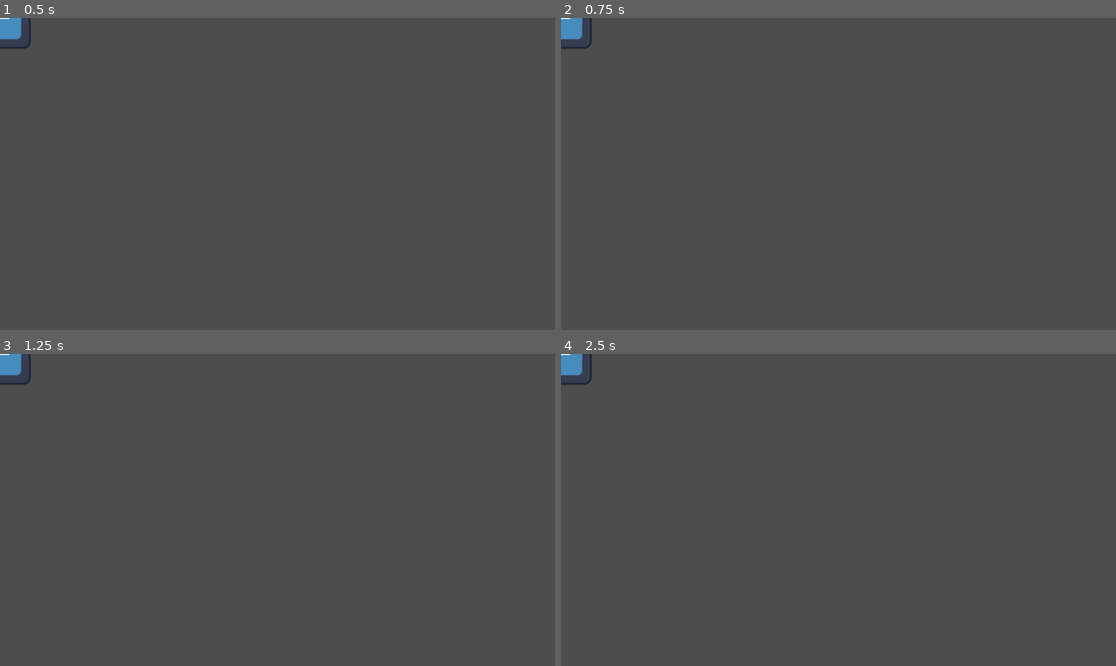
Above: before the commit, frames 1-4 (two rows, left to right).
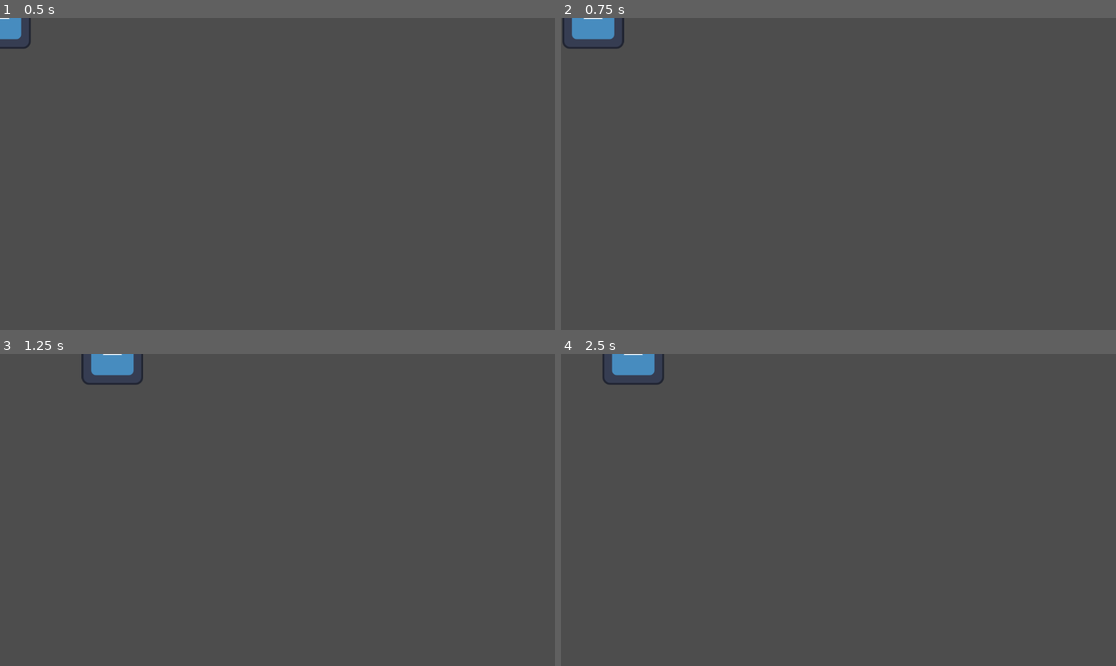
Above: after the commit, the same moments.

Repository: ztamagoru/TP-PII-godot
Game: Godot game, scene res://scenes/components/player/player.tscn
The game is run twice, just before and just after one commit, with the same random seed, the same clock (stepped at 60 frames per second) and the same inputs. The project has no main scene, so this scene is started directly. The engine's default icon, where the game draws it, is replaced by a stand-in: a white triangle on a blue panel in a dark square.
Inputs:
- Up to frame 1 (0.5 s): no input
- Up to frame 2 (0.75 s): tap Enter at 0.5 s; hold D (move_right, bound only after the commit) from 0.53 s (still down)
- Up to frame 3 (1.25 s): keep holding D (move_right, bound only after the commit)
- Up to frame 4 (2.5 s): release D (move_right, bound only after the commit) at 1.28 s; hold A (move_left, bound only after the commit) 1.28-2.03 s; hold D (move_right, bound only after the commit) from 2.03 s (still down)

Frame 1 is identical in both runs. In frame 2, 0.7% of the frame differs, in the area x 0-12%, y 0-10%; in frame 3, 1.0%, in the area x 0-26%, y 0-10%; in frame 4, 1.0%.

Commit message:
movimiento básico del jugador

Diff:
--- a/project.godot
+++ b/project.godot
@@ -14,6 +14,24 @@
 config/features=PackedStringArray("4.4", "GL Compatibility")
 config/icon="res://icon.svg"
 
+[input]
+
+move_left={
+"deadzone": 0.2,
+"events": [Object(InputEventKey,"resource_local_to_scene":false,"resource_name":"","device":-1,"window_id":0,"alt_pressed":false,"shift_pressed":false,"ctrl_pressed":false,"meta_pressed":false,"pressed":false,"keycode":0,"physical_keycode":65,"key_label":0,"unicode":97,"location":0,"echo":false,"script":null)
+]
+}
+move_right={
+"deadzone": 0.2,
+"events": [Object(InputEventKey,"resource_local_to_scene":false,"resource_name":"","device":-1,"window_id":0,"alt_pressed":false,"shift_pressed":false,"ctrl_pressed":false,"meta_pressed":false,"pressed":false,"keycode":0,"physical_keycode":68,"key_label":0,"unicode":100,"location":0,"echo":false,"script":null)
+]
+}
+jump={
+"deadzone": 0.2,
+"events": [Object(InputEventKey,"resource_local_to_scene":false,"resource_name":"","device":-1,"window_id":0,"alt_pressed":false,"shift_pressed":false,"ctrl_pressed":false,"meta_pressed":false,"pressed":false,"keycode":0,"physical_keycode":32,"key_label":0,"unicode":32,"location":0,"echo":false,"script":null)
+]
+}
+
 [rendering]
 
 renderer/rendering_method="gl_compatibility"
--- a/scenes/components/player/player.tscn
+++ b/scenes/components/player/player.tscn
@@ -1,11 +1,13 @@
-[gd_scene load_steps=3 format=3 uid="uid://dfnbnypf5r2o3"]
+[gd_scene load_steps=4 format=3 uid="uid://dfnbnypf5r2o3"]
 
 [ext_resource type="Texture2D" uid="uid://drjyibsyx28he" path="res://icon.svg" id="1_1xbud"]
+[ext_resource type="Script" uid="uid://e3ilg2mrx5nb" path="res://scripts/character/player.gd" id="1_2oloj"]
 
 [sub_resource type="RectangleShape2D" id="RectangleShape2D_2oloj"]
 size = Vector2(128, 128)
 
 [node name="Player" type="CharacterBody2D"]
+script = ExtResource("1_2oloj")
 
 [node name="CollisionShape2D" type="CollisionShape2D" parent="."]
 shape = SubResource("RectangleShape2D_2oloj")
--- /dev/null
+++ b/scripts/character/player.gd
@@ -0,0 +1,9 @@
+extends CharacterBody2D
+
+var speed : float = 20000.0
+
+func _process(delta):
+	var direction = Input.get_axis("move_left", "move_right")
+	velocity.x = direction * speed * delta
+
+	move_and_slide()
Not shown, added: scripts/character/player.gd.uid
